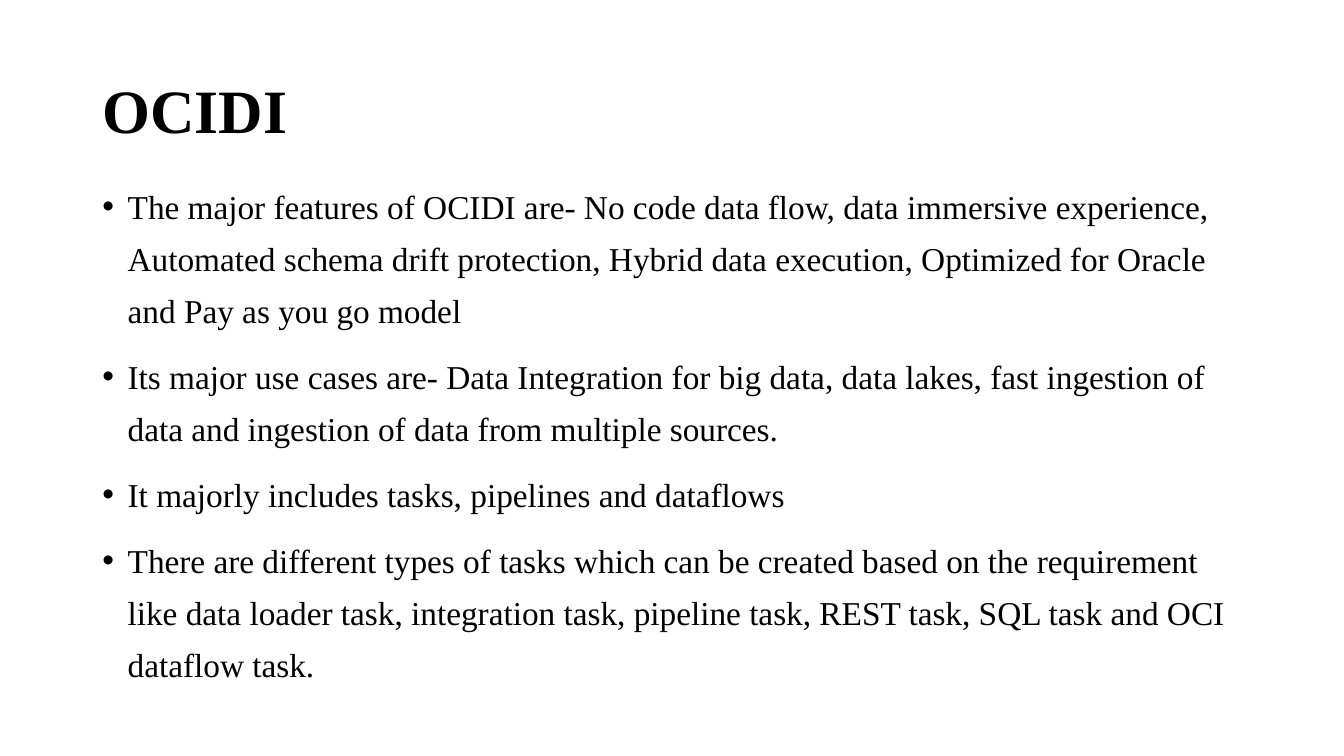
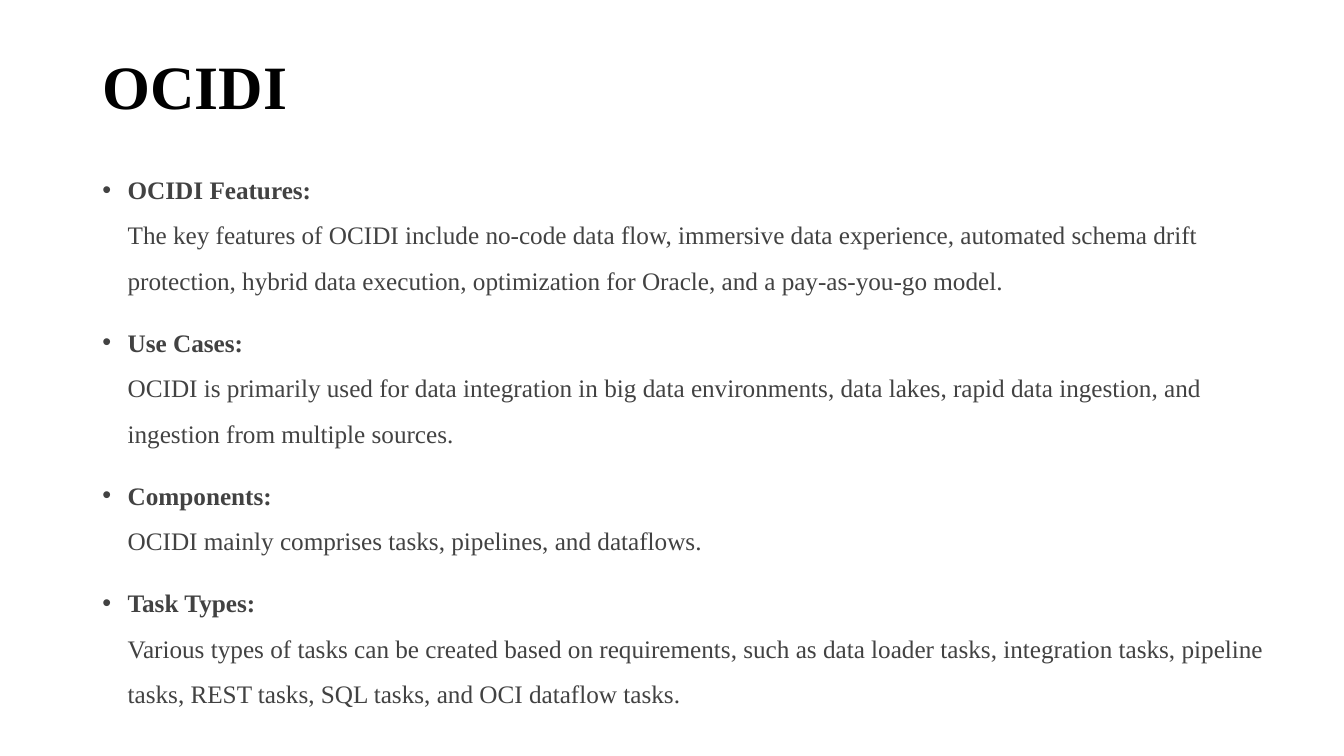
Before and after one commit to hariniariv/Report, a slide deck: slide 10 of ORACLE APEX.pptx. Drawn at 1344x756 pixels with LibreOffice and Linux fonts; fonts in the diff are those of the drawing. Boxes give left, top, right and bottom in pixels: in the first picture for what was removed or moved away, otherwise in the second. Text is boxed around its words. In the diff, an @@ line names an element or a change of style, - is before the commit and + after.

```diff
--- a/ORACLE APEX.pptx
+++ b/ORACLE APEX.pptx
@@ title "OCIDI": place and size @@
-title "OCIDI" at [102, 92, 287, 134]
+title "OCIDI" at [102, 68, 287, 110]
@@ text at [128, 182, 1263, 707]: text changed; size 23.8 to 18 pt; text colour #000000 to #424242 @@
-• The major features of OCIDI are- No code data flow, data immersive experience, Automated schema drift protection, Hybrid data execution, Optimized for Oracle and Pay as you go model
-• Its major use cases are- Data Integration for big data, data lakes, fast ingestion of data and ingestion of data from multiple sources.
-• It majorly includes tasks, pipelines and dataflows
-• There are different types of tasks which can be created based on the requirement like data loader task, integration task, pipeline task, REST task, SQL task and OCI dataflow task.
+• OCIDI Features:
+  The key features of OCIDI include no-code data flow, immersive data experience, automated schema drift protection, hybrid data execution, optimization for Oracle, and a pay-as-you-go model.
+• Use Cases:
+  OCIDI is primarily used for data integration in big data environments, data lakes, rapid data ingestion, and ingestion from multiple sources.
+• Components:
+  OCIDI mainly comprises tasks, pipelines, and dataflows.
+• Task Types:
+  Various types of tasks can be created based on requirements, such as data loader tasks, integration tasks, pipeline tasks, REST tasks, SQL tasks, and OCI dataflow tasks.
```
Also in this commit, not shown: 15 other slides changed, 4 slides added, 5 slides removed.
